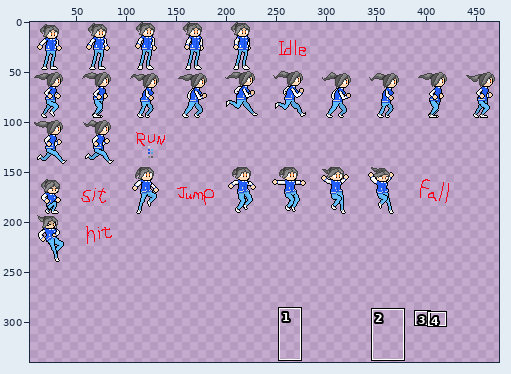
Sprite sheet, stored at Assets/Resources/Art/Player/Sprite-female.png. The picture above shows the old version from afar; the outline marks the close-up.
Close-up. Before the edit:
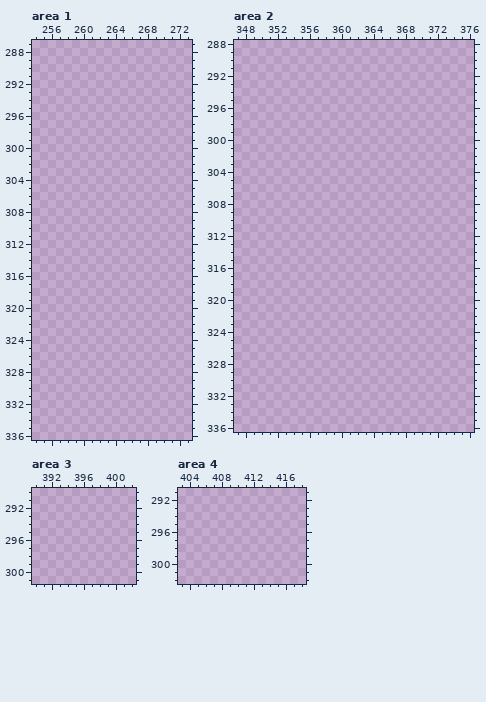
The file is 500x500 pixels. Shown: area 1: x 254..273, y 287..336; area 2: x 347..376, y 288..336; area 3: x 390..402, y 290..301; area 4: x 403..418, y 291..302. The wide view leaves out empty margins. The commit also changed other parts of the picture, which this record leaves out.
The same view after the edit:
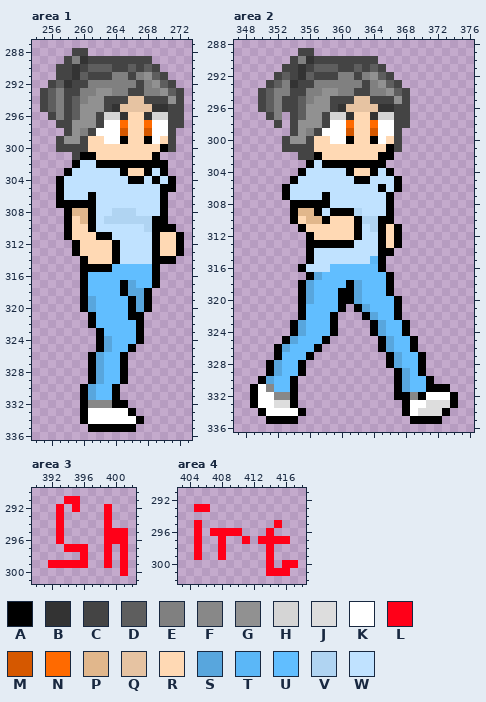
Palette (. is transparent): A #000000  B #333333  C #444444  D #5e5e5e  E #808080  F #888888  G #919191  H #d5d5d5  J #dddddd  K #ffffff  L #ff0018  M #d55800  N #ff6a00  P #e1b78c  Q #e6c3a2  R #ffd9b4  S #58a6dd  T #5bb7f7  U #61beff  V #b0d4f2  W #c0e2ff
From old to new:
Changed rows in their new state; - is an unchanged pixel.
Area 1:
first column x 255:
288 ----CC------------
289 ---CEBCCCCCCCC----
290 --CCBCDDDCCDCDC---
291 --CCBDCCCEECEGDC--
292 -CDBCCEEEEEECEGDC-
293 CDECCEEGGEECCEEGDC
294 CDECDEGGCCCQQCCCGC
295 CDECDGGGCBQQQQBBCC
296 -CECDGGCHHBRRBHHCC
297 --CCGGGCKKNRRNKKCC
298 ---CGECKKKMRRMKKC-
299 --CGGCRRKKARRAKRC-
300 --CCCCRRRRRRRRRAC-
301 ----CAARRRRRRRA---
302 ----AWWAAAAAAAAA--
303 ---AWWWWWWARRAWA--
304 --AWWWWWWWWAAWAWA-
305 --AWWWWWWWWWWWWAA-
306 --AWWWAWWWWWWWWA--
307 --AAAAAWWWWWWWWA--
308 ---APPAWWVVVWWWA--
309 ---ARPAWVVVVVVAA--
310 ---ARRAWWWWWWVAAA-
311 ---ARRRAAWWWWWARRA
312 ----ARRRRAWWWWARRA
313 ----ARRRRAWWWWARRA
314 -----ARRRAWWWWAAA-
315 -----AAAAUUUUUA---
316 -----AUUUUUUUUA---
317 -----AUUUUASUUA---
318 -----AUUUUASSA----
319 -----ASUUUUASA----
320 -----ASUUUUASA----
321 ------AUUUUAA-----
322 ------AUUUUUA-----
323 -------AUUUUA-----
324 -------ASUUUA-----
325 -------ASUUA------
326 ------ASUUA-------
327 ------ASUUA-------
328 ------ASUUA-------
329 ------ASUUA-------
330 -----ASUUA--------
331 -----ASUUA--------
332 -----AFFFAA-------
333 -----AKKKKKA------
334 -----AKKKKKKA-----
335 ------AAAAAA------
Area 2:
first column x 349:
289 ------CC------------------
290 -----CEBCCCCCCCC----------
291 ----CCBCDDDCCDCDC---------
292 ---CDCBDCCCEECEGDC--------
293 --CDEBCCEEEEEECEGDC-------
294 -CDEECCEEGGEECCEEGDC------
295 -CDECCDEGGCCCQQCCCGC------
296 -CDECCDGGGCBQQQQBBCC------
297 --CE-CDGGCHHBRRBHHCC------
298 ---C-CGGGCKKNRRNKKCC------
299 -----CGECKKKMRRMKKC-------
300 ----CGGCRRKKARRAKRC-------
301 ----CCCCRRRRRRRRRAC-------
302 ------CCARRRRRRRAA--------
303 -------AWAAAAAAAA---------
304 ------AWWWWWARRAWA--------
305 -----AWWWWWWWAAWWWA-------
306 ----AWWWWWWWWWWWAWA-------
307 ----AWWWWAWWWWWWWA--------
308 -----AAAAAWWWWWWWA--------
309 -----APPAWAAAVWWWA--------
310 -----ARPPARRRAVVAA--------
311 ------ARRRRRRAWVARA-------
312 -------ARRRRRAWWARA-------
313 -------AAAAAAWWWARA-------
314 -------AWWWWWWWWAA--------
315 -------AWWWWWWWTA---------
316 ------AWWWUUUUUUA---------
317 -------ASUUUUUUUUA--------
318 ------ASUUUUASUUUA--------
319 ------ASUUUAASUUUA--------
320 ------ASUUUAASUUUUA-------
321 ------AUUUUA-ASUUUA-------
322 ------AUUUA---ASUUA-------
323 -----ASUUUA----ASUUA------
324 -----ASUUUA----ASUUA------
325 ----ASUUUA------ASUUA-----
326 ---ASUUUA-------ASUUA-----
327 ---AUUUA---------ASUUA----
328 --ASUUA----------ASUUA----
329 --ASUUA-----------ASUA----
330 -ASUUA------------ASUUA---
331 AKFUUA------------ASUUAAA-
332 AKKFFA------------AAFAKKKA
333 AKKJJA-------------AKKJJJA
334 -AKKKKA------------AKJJJA-
335 --AAAA--------------AAAA--
Area 3:
first column x 392:
291 --LL------
292 -L-L---L--
293 -L-----L--
294 -L-----L--
295 -L-----LLL
296 -L-----LLL
297 --LLL--L-L
298 ----L--L-L
299 LLLLL--L-L
300 ---------L
Area 4:
first column x 405:
293 LL-----------
295 L---------L--
296 L-LLLL---L---
297 L--L--L-LLLL-
298 L--L-----L---
299 L--L-----L---
300 ---------L-LL
301 ---------LLL-
